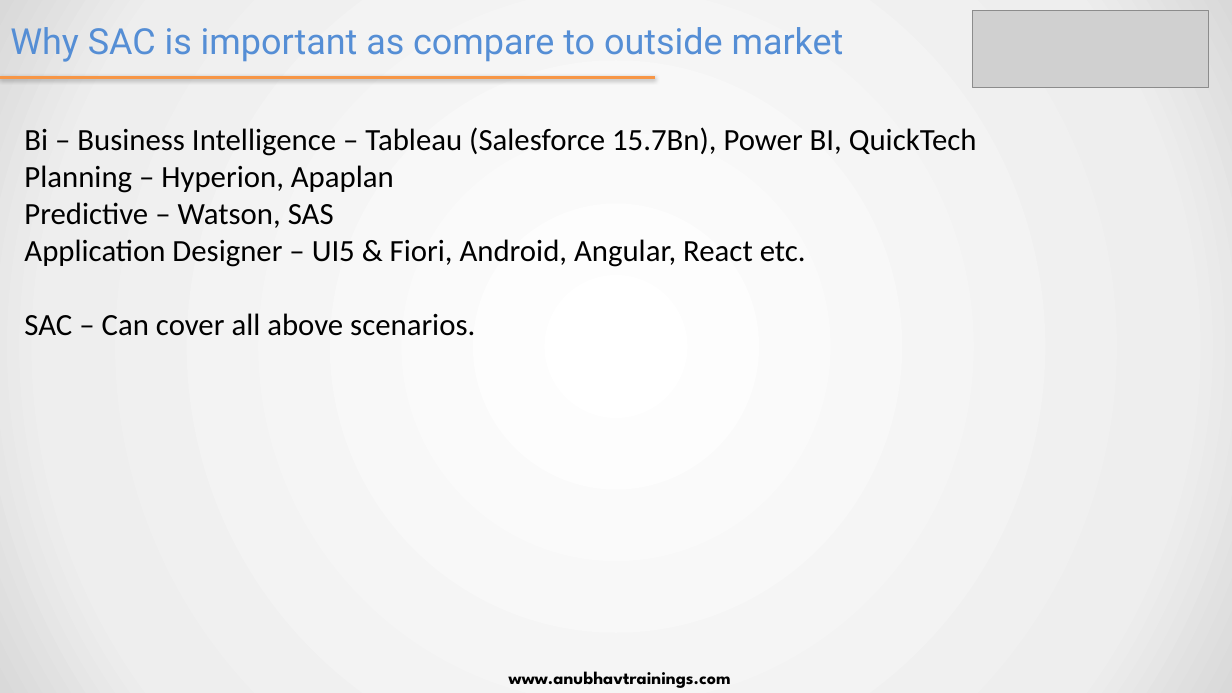
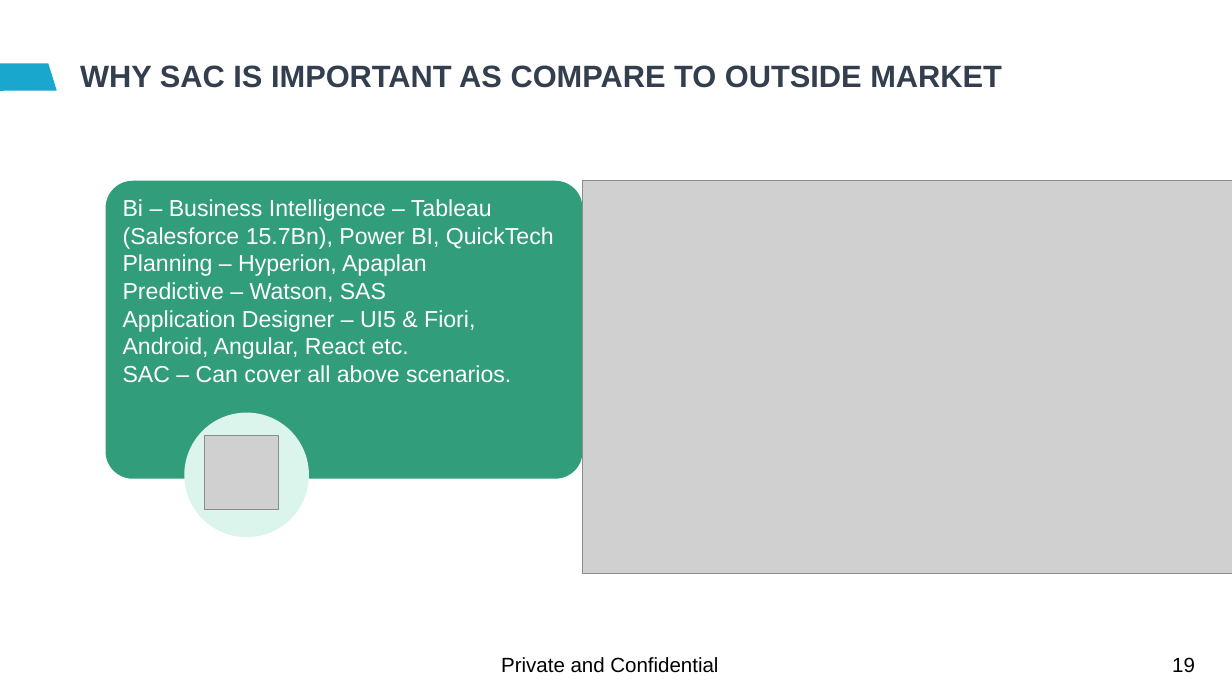
Before and after one commit to soyuztechnologies/EY_SAC_Feb2022, a slide deck: slide 19 of day 1/SAC_Training Day 1.pptx (slide 16 before the commit). Drawn at 1232x693 pixels with LibreOffice and Linux fonts; fonts in the diff are those of the drawing; grey boxes stand for pictures; background and template pictures are left out. Boxes give left, top, right and bottom in pixels: in the first picture for what was removed or moved away, otherwise in the second. Text is boxed around its words. In the diff, an @@ line names an element or a change of style, - is before the commit and + after.

```diff
--- a/day 1/SAC_Training Day 1.pptx
+++ b/day 1/SAC_Training Day 1.pptx
@@ background gradient #FFFFFF to #EEEEEE to #D9D9D9 to #FFFFFF @@
@@ picture removed at (973,11,1209,88) @@
@@ page number added at (1196,30,1226,71), 10 pt, text #FFFFFF @@
+19
@@ line removed from (0, 78) to (655, 78) @@
@@ freeform shape added at (0,64,56,91), fill #19A7CE @@
@@ title at (80,65,1002,88): text changed; size 28 to 24 pt; font Roboto to Arial; text colour #558ED5 to #333F50; bold on @@
-Why SAC is important as compare to outside market
+WHY SAC IS IMPORTANT AS COMPARE TO OUTSIDE MARKET
@@ rounded rectangle "Bi – Business Intelligence – ...": place and size @@
-rounded rectangle "Bi – Business Intelligence – ..." at (24,127,977,336)
+rounded rectangle "Bi – Business Intelligence – ..." at (105,181,582,479)
@@ rounded rectangle "Bi – Business Intelligence – ..." at (105,181,582,479): size 24 to 18 pt, font Calibri to Arial, text colour #000000 to #FFFFFF; fill none to #319D7B @@
@@ picture added at (582,181,1232,574) @@
@@ ellipse added at (184,413,309,538), fill #DBF4EC @@
@@ picture added at (204,435,278,509) @@
@@ text added at (501,657,718,673), 16 pt, text #000000 @@
+Private and Confidential
@@ page number added at (1172,657,1195,673), 16 pt, text #000000 @@
+19
@@ text removed at (509,671,731,688) @@
-www.anubhavtrainings.com
```
Also in this commit, not shown: 21 other slides changed, 11 slides added, 5 slides removed.
